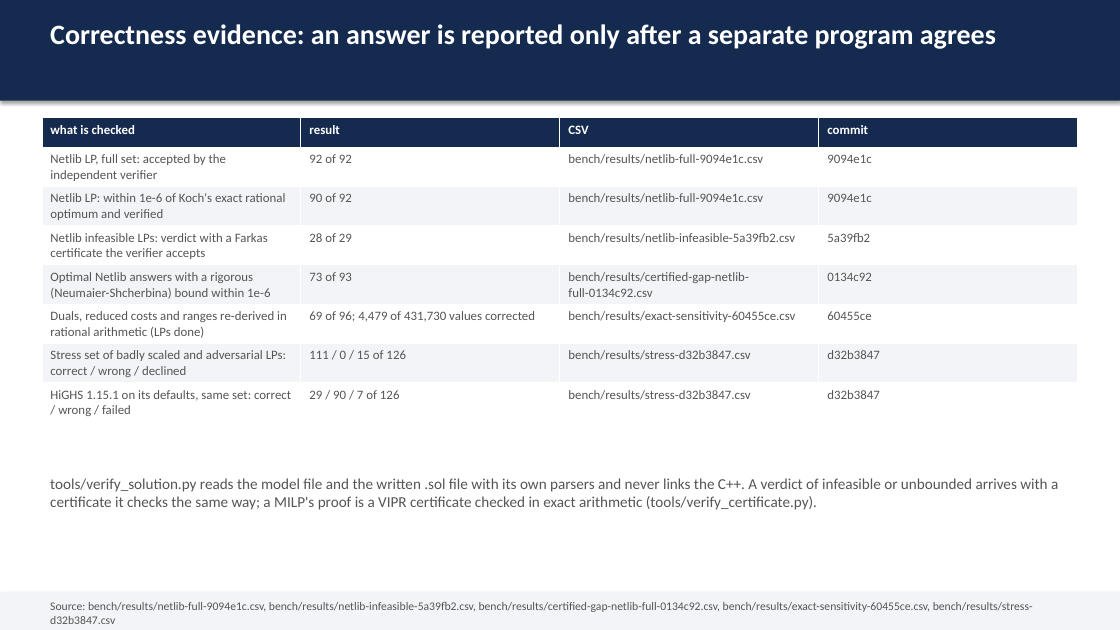
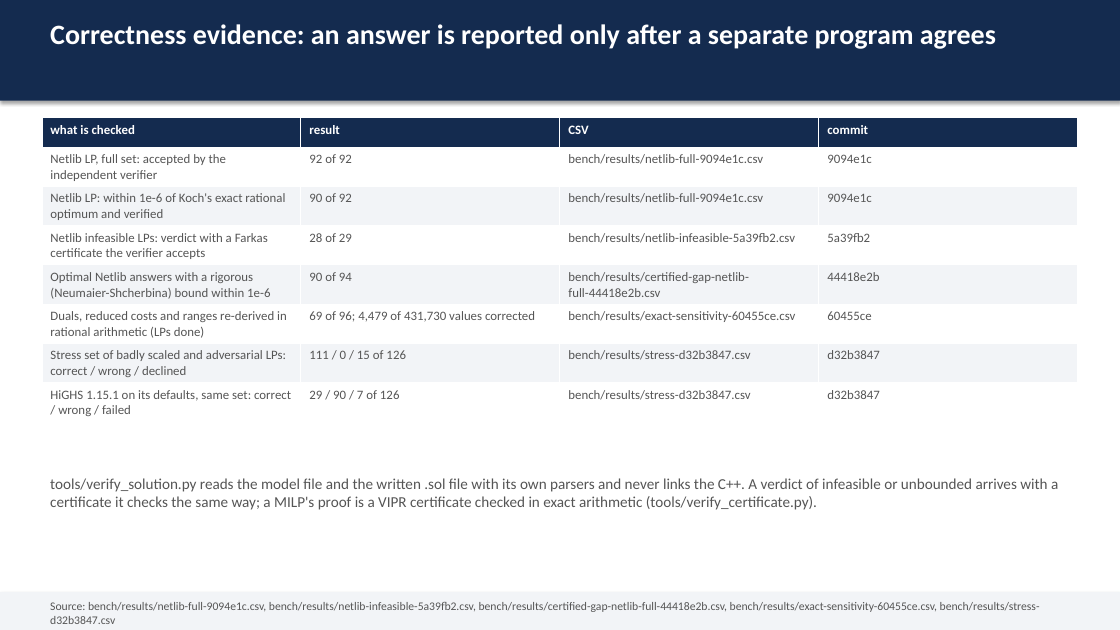
Before and after one commit to Bhumika-1432006/SANKHYA, a slide deck: slide 4 of docs/SANKHYA-deck.pptx. Drawn at 1120x630 pixels with LibreOffice and Linux fonts; fonts in the diff are those of the drawing. Boxes give left, top, right and bottom in pixels: in the first picture for what was removed or moved away, otherwise in the second. Text is boxed around its words. In the diff, an @@ line names an element or a change of style, - is before the commit and + after.

```diff
--- a/docs/SANKHYA-deck.pptx
+++ b/docs/SANKHYA-deck.pptx
@@ table at [42, 118, 1077, 420] @@
-row 5: Optimal Netlib answers with a rigorous (Neumaier-Shcherbina) bound within 1e-6 | 73 of 93 | bench/results/certified-gap-netlib-full-0134c92.csv | 0134c92
+row 5: Optimal Netlib answers with a rigorous (Neumaier-Shcherbina) bound within 1e-6 | 90 of 94 | bench/results/certified-gap-netlib-full-44418e2b.csv | 44418e2b
@@ text at [50, 602, 1040, 624]: text changed @@
-Source: bench/results/netlib-full-9094e1c.csv, bench/results/netlib-infeasible-5a39fb2.csv, bench/results/certified-gap-netlib-full-0134c92.csv, bench/results/exact-sensitivity-60455ce.csv, bench/results/stress-d32b3847.csv
+Source: bench/results/netlib-full-9094e1c.csv, bench/results/netlib-infeasible-5a39fb2.csv, bench/results/certified-gap-netlib-full-44418e2b.csv, bench/results/exact-sensitivity-60455ce.csv, bench/results/stress-d32b3847.csv
```
Also in this commit, not shown: 1 other slide changed, 6 other files.
